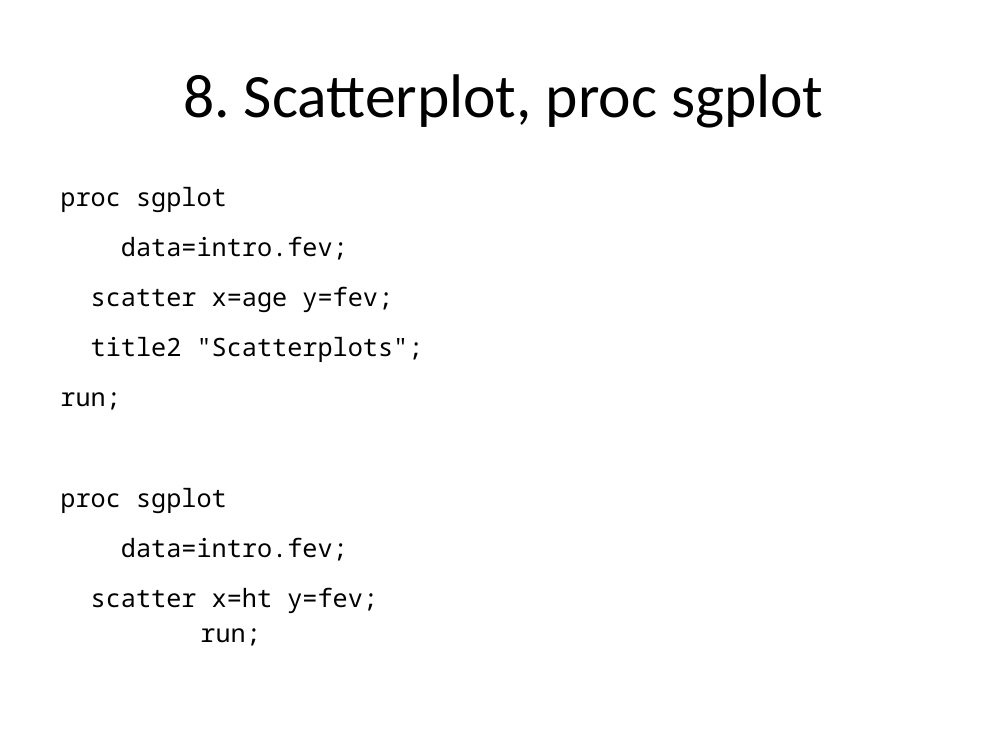
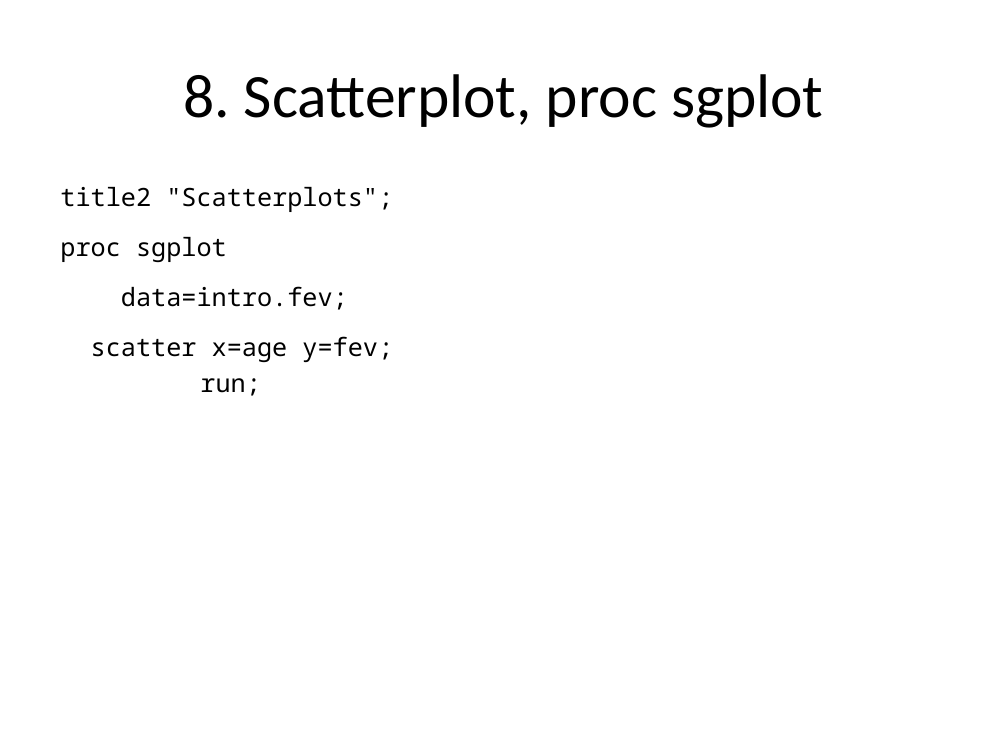
Before and after one commit to pmean/introduction-to-SAS, a slide deck: slide 15 of basics3/src/lecture03.pptx. Drawn at 1008x756 pixels with LibreOffice and Linux fonts; fonts in the diff are those of the drawing. Boxes give left, top, right and bottom in pixels: in the first picture for what was removed or moved away, otherwise in the second. Text is boxed around its words. In the diff, an @@ line names an element or a change of style, - is before the commit and + after.

```diff
--- a/basics3/src/lecture03.pptx
+++ b/basics3/src/lecture03.pptx
@@ text at box(60, 187, 393, 396): text changed @@
-proc sgplot
-data=intro.fev;
-scatter x=age y=fev;
-title2 "Scatterplots";
-run;
-proc sgplot
-data=intro.fev;
-scatter x=ht y=fev;
-run;
+title2 "Scatterplots";
+proc sgplot
+data=intro.fev;
+scatter x=age y=fev;
+run;
```
Also in this commit, not shown: 11 other slides changed, 8 slides added, 5 slides removed, 17 other files.
